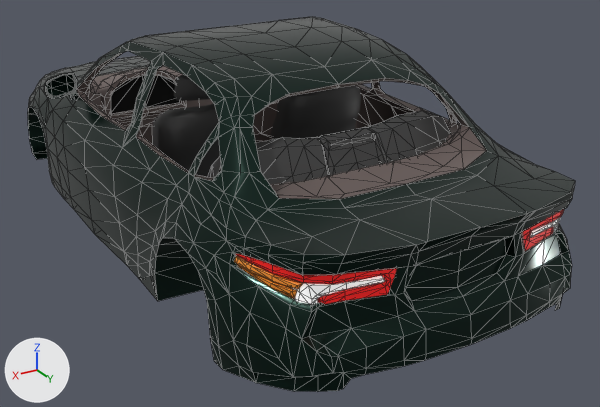
A saved change to the glTF model corolla.glb.
One viewpoint serves both versions: a camera (50 mm lens) standing at (6.13, 11.93, 6.03) and looking at (-0.54, 0.81, 0.48). The lights are fixed; the arrows at lower left show +X, +Y and +Z. Mesh edges are drawn as thin lines on the coarser meshes. Where no turn or scale is listed for an object, it has been applied to the vertices. Vertices at the same position are counted once.

The older version as bpy lines, for what is in view:
```python
mat_car_body = principled_material('car_body')
mat_car_body.base_color = (0.00411, 0.0204, 0.0144)  # black #0d2720
mat_car_body.metallic = 0.714
mat_car_body.roughness = 0.198
me_plane = bpy.data.meshes.new('Plane')
me_plane.from_pydata(...)  # 1542 vertices, 2940 faces; spans x -2.92..0.73, y -0.73..1.25, z -0.48..1.96
me_plane.materials.append(mat_seats)  # black #424242
me_plane_001 = bpy.data.meshes.new('Plane.001')
me_plane_001.from_pydata(...)  # 1924 vertices, 3364 faces; spans x -2.87..2.87, y -6.07..5.62, z -1.64..1.64
# faces by material slot: [818, 1920, 138, 88, 132, 268]
me_plane_001.materials.append(mat_dash)  # grey #706461
me_plane_001.materials.append(mat_car_body)  # black #0d2720
me_plane_001.materials.append(mat_tail_light)  # red #e71a08
me_plane_001.materials.append(mat_reverse_light)  # white #e7e7e7
me_plane_001.materials.append(mat_turn_signal)  # orange #e78f2f
me_plane_001.materials.append(mat_headlight)  # white #e7e7e7
me_plane_004 = bpy.data.meshes.new('Plane.004')
me_plane_004.from_pydata(...)  # 244 vertices, 422 faces; spans x -2.09..2.09, y -1.25..1.24, z -0.84..1.24
me_plane_004.materials.append(mat_seats)  # black #424242
ob_body = bpy.data.objects.new('body', me_plane_001)
ob_body.location = (0.0, 0.07, 1.76)
ob_chair = bpy.data.objects.new('chair', me_plane)
ob_chair.location = (1.07, -0.36, 1.01)
ob_plane = bpy.data.objects.new('Plane', me_plane_004)
ob_plane.location = (0.03, 2.1, 1.27)
# also in view: 'dash' at (1.08, -2.2, 1.98)
```
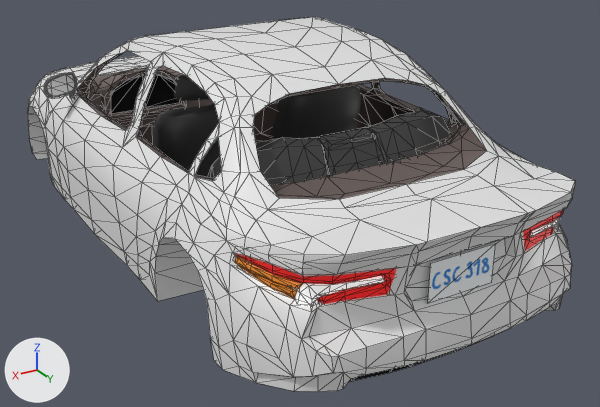
What differs and where, as boxes [x1, y1, x2, y2] in the pictures (600 x 407 px):
'body', surface changed, recoloured, reshaped (grey to white): [28, 17, 575, 392] in both
'Plane.023', added: after [428, 243, 496, 303]
part 1 of me_plane_001, added: after [349, 304, 556, 382]

The change, as a diff of the scene's bpy script:
```diff
--- a/corolla.glb.py
+++ b/corolla.glb.py
@@ img_plate @@
+img_plate = load_image('plate', '_unpacked/plate', 100, 60, 'sRGB')
@@ mat_car_body @@
 mat_car_body = principled_material('car_body')
-mat_car_body.base_color = (0.00411, 0.0204, 0.0144)  # black #0d2720
-mat_car_body.metallic = 0.714
-mat_car_body.roughness = 0.198
+mat_car_body.base_color = (0.8, 0.8, 0.8)  # white #e7e7e7
+mat_car_body.roughness = 0.4
@@ mat_plate @@
+mat_plate = principled_material('plate')
+mat_plate.texture = img_plate
@@ me_plane_001 @@
 # used by ob_body; location = (0.0, 0.07, 1.76)
-me_plane_001.from_pydata(...)  # 1924 vertices, 3364 faces; spans x -2.87..2.87, y -6.07..5.62, z -1.64..1.64
+me_plane_001.from_pydata(...)  # 1942 vertices, 3400 faces; spans x -2.87..2.87, y -6.07..5.62, z -1.64..1.64
+# me_plane_001 part 1
+# 8 vertices are added at x -1.62..1.62, y 5.18..5.32, z -1.47..-1.21
+# 5 new vertices lie (0.0, -0.26, 0.0) away from vertices in x -1.45..1.45, y 5.47..5.61, z -1.21
+# 5 new vertices lie (0.0, 0.0, -0.25) away from vertices in x -1.45..1.45, y 5.21..5.35, z -1.21
+# 20 new faces join them, mat_car_body (white #e7e7e7)
+# 16 new faces join them, mat_grill (black #000000)
 me_plane_001.materials.append(mat_dash)
@@ me_plane_001 @@
 me_plane_001.materials.append(mat_headlight)
+me_plane_001.materials.append(mat_grill)  # black #000000
@@ me_plane_221 @@
+me_plane_221.from_pydata(...)  # 4 vertices, 2 faces; spans x -0.499..0.499, y 0.0, z -0.264..0.264
+me_plane_221.materials.append(mat_plate)  # picture img_plate
@@ ob_plane_023 @@
+ob_plane_023 = bpy.data.objects.new('Plane.023', me_plane_221)
+ob_plane_023.location = (0.0, 5.43, 1.4)
```
